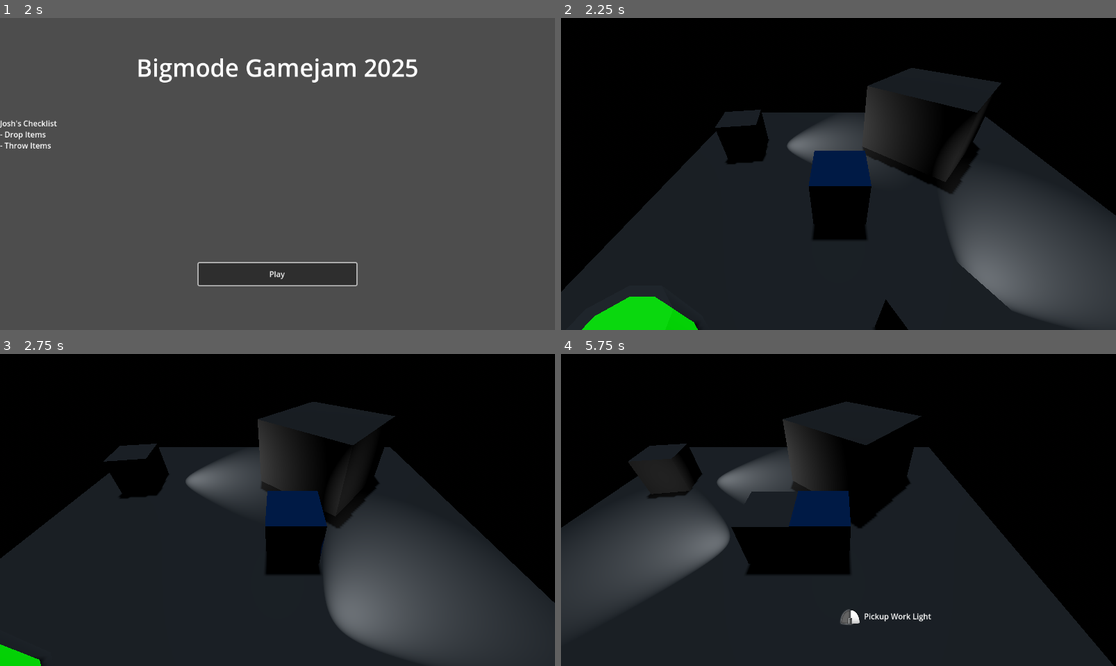
Above: before the commit, frames 1-4 (two rows, left to right).
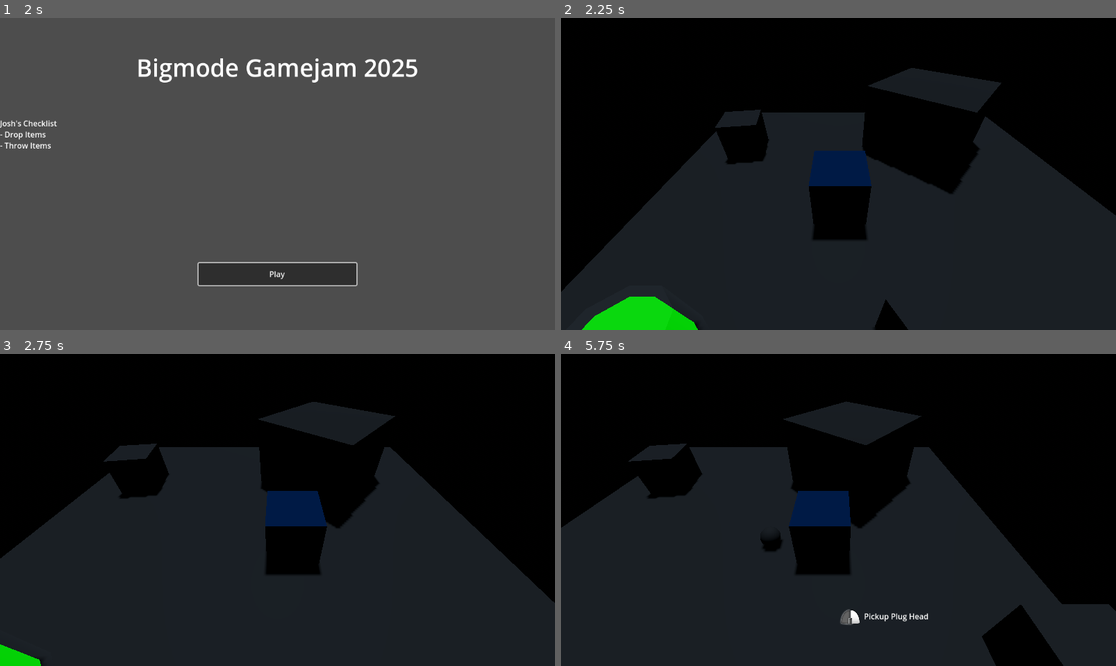
Above: after the commit, the same moments.

Repository: joshandersn/power
Game: Godot game, scene res://Scenes/main.tscn
The game is run twice, just before and just after one commit, with the same random seed, the same clock (stepped at 60 frames per second) and the same inputs.
Inputs (mouse positions are in pixels of both pictures, inside the frame that each line leads up to):
- Up to frame 1 (2 s): click "Play" at 0.5 s; click "Play" at 1.25 s
- Up to frame 2 (2.25 s): tap Enter (ui_accept) at 2 s; move the mouse to (960, 158) at 2.02 s; hold D (move_right) from 2.03 s (still down); right-click (960, 158) at 2.1 s
- Up to frame 3 (2.75 s): keep holding D (move_right); tap Enter (ui_accept) at 2.27 s
- Up to frame 4 (5.75 s): move the mouse to (727, 525) at 2.77 s; release D (move_right) at 2.78 s; hold S (move_down) 2.78-3.53 s; right-click (727, 525) at 2.85 s; tap Enter (ui_accept) at 3.02, 4.52, 5.27 s; move the mouse to (894, 441) at 3.52 s; hold D (move_right) 3.53-4.28 s; right-click (894, 441) at 3.6 s; move the mouse to (810, 572) at 4.27 s; hold W (move_up) 4.28-5.03 s; right-click (810, 572) at 4.35 s; move the mouse to (1005, 556) at 5.02 s; hold A (move_left) from 5.03 s (still down); right-click (1005, 556) at 5.1 s

Frame 1 is identical in both runs. In frame 2, 11% of the frame differs, in the area x 40-100%, y 21-97%; in frame 3, 12%; in frame 4, 13%, in the area x 2-100%, y 20-100%.

Commit message:
refactored pickup code

Diff:
--- a/Entities/player.gd
+++ b/Entities/player.gd
@@ -5,15 +5,22 @@
 
 
 var pickup_field: Array[Node3D]
-var picked_up_item: res_item
+var picked_up_item: Node3D
 var can_pickup := true
 
+func replace_plug_node(object, new_object) -> void:
+	if "cable_a" in object.get_parent():
+		if object.get_parent().cable_a == object:
+			object.get_parent().cable_a = new_object
+	if "cable_b" in object.get_parent():
+		if object.get_parent().cable_b == object:
+			object.get_parent().cable_b = new_object
+
 func pickup(object: Node3D) -> void:
-	picked_up_item = object.item_resource
-	var new_picked_up_item = object.item_resource.scene.instantiate()
-	new_picked_up_item.freeze = true
-	$PickupPos.add_child(new_picked_up_item)
-	object.queue_free()
+	picked_up_item = object
+	object.reparent($PickupPos)
+	object.position = Vector3.ZERO
+	object.freeze = true
 	can_pickup = false
 	$PickupTimer.start()
 
@@ -24,13 +31,13 @@
 
 func drop_item() -> void:
 	if picked_up_item:
-		var dropped_item = picked_up_item.scene.instantiate()
-		dropped_item.position = $PickupPos.global_position
-		dropped_item.linear_velocity = Game.player_last_direction * throw_power
+		Game.reparent_to_world.emit(picked_up_item)
+		picked_up_item.freeze = false
+		picked_up_item.position = $PickupPos.global_position
+		picked_up_item.linear_velocity = Game.player_last_direction * throw_power
 		var dir = Game.player_last_direction.normalized()
-		dropped_item.rotation.y = atan2(-dir.x, -dir.z)
-		add_sibling(dropped_item)
-		clear_pickups()
+		picked_up_item.rotation.y = atan2(-dir.x, -dir.z)
+		picked_up_item = null
 	else:
 		push_warning("no item is held!")
 
--- /dev/null
+++ b/Gadgets/Cable.tscn
@@ -0,0 +1,41 @@
+[gd_scene load_steps=4 format=3 uid="uid://c8rubgifvu7ns"]
+
+[ext_resource type="Script" path="res://Gadgets/cable.gd" id="1_g6xrb"]
+[ext_resource type="PackedScene" uid="uid://cmi0lslwaq7nx" path="res://Items/PlugHead.tscn" id="2_7q6yv"]
+
+[sub_resource type="Curve3D" id="Curve3D_4m3ol"]
+_data = {
+"points": PackedVector3Array(0, 0, 0, 0, 0, 0, 0, 0, 0.5, 0, 0, 0, 0, 0, 0, 0, 0, -0.5),
+"tilts": PackedFloat32Array(0, 0)
+}
+point_count = 2
+
+[node name="Cable" type="Node3D" node_paths=PackedStringArray("cable_a", "cable_b")]
+script = ExtResource("1_g6xrb")
+line_resolution = 6
+cable_a = NodePath("PlugHeadA")
+cable_b = NodePath("PlugHeadB")
+
+[node name="PlugHeadA" parent="." instance=ExtResource("2_7q6yv")]
+transform = Transform3D(1, 0, 0, 0, 1, 0, 0, 0, 1, 0, 0, 0.5)
+
+[node name="PlugHeadB" parent="." instance=ExtResource("2_7q6yv")]
+transform = Transform3D(1, 0, 0, 0, 1, 0, 0, 0, 1, 0, 0, -0.5)
+
+[node name="CSGPolygon3D" type="CSGPolygon3D" parent="."]
+polygon = PackedVector2Array(0, 0.1, 0.0866025, 0.05, 0.0866025, -0.05, 1.22465e-17, -0.1, -0.0866025, -0.05, -0.0866025, 0.05)
+mode = 2
+path_node = NodePath("../Path3D")
+path_interval_type = 0
+path_interval = 1.0
+path_simplify_angle = 0.0
+path_rotation = 2
+path_local = true
+path_continuous_u = true
+path_u_distance = 1.0
+path_joined = false
+smooth_faces = true
+
+[node name="Path3D" type="Path3D" parent="."]
+transform = Transform3D(0.985606, 0, -0.169057, 0, 1, 0, 0.169057, 0, 0.985606, 0, 0, 0)
+curve = SubResource("Curve3D_4m3ol")
--- a/Gadgets/ConeLight.tscn
+++ b/Gadgets/ConeLight.tscn
@@ -1,4 +1,6 @@
-[gd_scene load_steps=3 format=3 uid="uid://c4psucw2hky4q"]
+[gd_scene load_steps=4 format=3 uid="uid://c4psucw2hky4q"]
+
+[ext_resource type="Script" path="res://Gadgets/cone_light.gd" id="1_3t8qb"]
 
 [sub_resource type="SphereShape3D" id="SphereShape3D_w2mxh"]
 radius = 0.516075
@@ -7,6 +9,7 @@
 radius = 1.97178
 
 [node name="ConeLight" type="Area3D"]
+script = ExtResource("1_3t8qb")
 
 [node name="SpotLight3D" type="SpotLight3D" parent="."]
 
--- /dev/null
+++ b/Gadgets/cable.gd
@@ -0,0 +1,24 @@
+@tool
+extends Node3D
+
+@export var line_radius := 0.1
+@export var line_resolution := 64
+
+@export var cable_a: Node3D
+@export var cable_b: Node3D
+
+var new_curve = Curve3D
+
+# Called every frame. 'delta' is the elapsed time since the previous frame.
+func _process(_delta: float) -> void:
+	var circle = PackedVector2Array()
+	for degree in line_resolution:
+		var x = line_radius * sin(PI * 2 * degree / line_resolution)
+		var y = line_radius * cos(PI * 2 * degree / line_resolution)
+		var coords = Vector2(x,y)
+		circle.append(coords)
+	$CSGPolygon3D.polygon = circle
+
+	if cable_a and cable_b:
+		$Path3D.curve.set_point_position(0, cable_a.position)
+		$Path3D.curve.set_point_position(1, cable_b.position)
--- /dev/null
+++ b/Gadgets/cone_light.gd
@@ -0,0 +1,11 @@
+extends Area3D
+
+@export var active: bool
+
+# Called when the node enters the scene tree for the first time.
+func _ready() -> void:
+	update_item()
+
+func update_item() -> void:
+	$SpotLight3D.light_energy = 1 if active else 0
+	monitoring = active
--- /dev/null
+++ b/Items/PlugHead.tres
@@ -0,0 +1,14 @@
+[gd_resource type="Resource" script_class="res_item" load_steps=3 format=3 uid="uid://iu3eetlnf1cu"]
+
+[ext_resource type="PackedScene" uid="uid://cmi0lslwaq7nx" path="res://Items/PlugHead.tscn" id="1_73gl4"]
+[ext_resource type="Script" path="res://Resources/res_item.gd" id="2_7x3s3"]
+
+[resource]
+script = ExtResource("2_7x3s3")
+scene = ExtResource("1_73gl4")
+title = "Plug Head"
+power = 0.0
+knocked_over = false
+broken = false
+heavy = false
+plug = true
--- /dev/null
+++ b/Items/PlugHead.tscn
@@ -0,0 +1,20 @@
+[gd_scene load_steps=4 format=3 uid="uid://cmi0lslwaq7nx"]
+
+[ext_resource type="Script" path="res://Items/plug_head.gd" id="1_4p1ry"]
+
+[sub_resource type="BoxShape3D" id="BoxShape3D_3awq2"]
+size = Vector3(0.8, 0.5, 0.8)
+
+[sub_resource type="SphereMesh" id="SphereMesh_r0hon"]
+radius = 0.2
+height = 0.4
+
+[node name="PlugHead" type="RigidBody3D" groups=["Item"]]
+collision_layer = 2
+script = ExtResource("1_4p1ry")
+
+[node name="CollisionShape3D" type="CollisionShape3D" parent="."]
+shape = SubResource("BoxShape3D_3awq2")
+
+[node name="MeshInstance3D" type="MeshInstance3D" parent="."]
+mesh = SubResource("SphereMesh_r0hon")
--- a/Items/WorkLight.tscn
+++ b/Items/WorkLight.tscn
@@ -4,7 +4,7 @@
 [ext_resource type="Script" path="res://Items/work_light.gd" id="1_stoc6"]
 [ext_resource type="Script" path="res://Resources/res_item.gd" id="2_6vmfs"]
 
-[sub_resource type="Resource" id="Resource_qma3o"]
+[sub_resource type="Resource" id="Resource_k4hm5"]
 script = ExtResource("2_6vmfs")
 scene = null
 title = "Work Light"
@@ -12,6 +12,7 @@
 knocked_over = false
 broken = false
 heavy = false
+plug = false
 
 [sub_resource type="BoxMesh" id="BoxMesh_jxper"]
 
@@ -21,7 +22,7 @@
 collision_layer = 2
 lock_rotation = true
 script = ExtResource("1_stoc6")
-item_resource = SubResource("Resource_qma3o")
+item_resource = SubResource("Resource_k4hm5")
 
 [node name="MeshInstance3D" type="MeshInstance3D" parent="."]
 mesh = SubResource("BoxMesh_jxper")
--- /dev/null
+++ b/Items/plug_head.gd
@@ -0,0 +1,6 @@
+extends RigidBody3D
+
+@export var item_resource: res_item
+
+func _ready() -> void:
+	item_resource = load("res://Items/PlugHead.tres").duplicate()
--- a/Items/work_light.gd
+++ b/Items/work_light.gd
@@ -2,6 +2,10 @@
 extends RigidBody3D
 
 @export var item_resource: res_item
+@export var input: Node3D
 
 func _ready() -> void:
 	item_resource = load("res://Items/WorkLight.tres").duplicate()
+
+func update_item() -> void:
+	$ConeLight.active = !!(input.power > 0)
--- a/Resources/res_item.gd
+++ b/Resources/res_item.gd
@@ -8,3 +8,4 @@
 @export var knocked_over: bool
 @export var broken: bool
 @export var heavy: bool
+@export var plug: bool
--- a/Scenes/level01.tscn
+++ b/Scenes/level01.tscn
@@ -1,5 +1,6 @@
-[gd_scene load_steps=12 format=3 uid="uid://b02cujpkxg8ny"]
+[gd_scene load_steps=14 format=3 uid="uid://b02cujpkxg8ny"]
 
+[ext_resource type="Script" path="res://Scenes/level_01.gd" id="1_vvgl1"]
 [ext_resource type="PackedScene" uid="uid://ci612bgc6r3x1" path="res://BuildingBlocks/floor.tscn" id="1_vx0we"]
 [ext_resource type="Environment" uid="uid://cwttqnj0psej4" path="res://Materials/night.tres" id="2_n5dp5"]
 [ext_resource type="PackedScene" uid="uid://dqjf7xe6278u7" path="res://Entities/player.tscn" id="3_ehfn2"]
@@ -9,8 +10,9 @@
 [ext_resource type="PackedScene" uid="uid://d2mloe1w5y5wg" path="res://BuildingBlocks/block.tscn" id="6_vu8qr"]
 [ext_resource type="PackedScene" uid="uid://bq2xb3uuaqivf" path="res://Items/Battery.tscn" id="8_xfpns"]
 [ext_resource type="PackedScene" uid="uid://dpqd7qs18dur5" path="res://Gadgets/Socket.tscn" id="9_akx66"]
+[ext_resource type="PackedScene" uid="uid://c8rubgifvu7ns" path="res://Gadgets/Cable.tscn" id="10_5yowi"]
 
-[sub_resource type="Resource" id="Resource_medmu"]
+[sub_resource type="Resource" id="Resource_nldss"]
 script = ExtResource("6_lfve5")
 scene = ExtResource("4_410tk")
 title = "Work Light"
@@ -18,8 +20,9 @@
 knocked_over = false
 broken = false
 heavy = false
+plug = false
 
-[sub_resource type="Resource" id="Resource_fq6df"]
+[sub_resource type="Resource" id="Resource_tm4m1"]
 script = ExtResource("6_lfve5")
 scene = ExtResource("4_410tk")
 title = "Work Light"
@@ -27,8 +30,10 @@
 knocked_over = false
 broken = false
 heavy = false
+plug = false
 
 [node name="Level01" type="Node3D"]
+script = ExtResource("1_vvgl1")
 
 [node name="Floor" parent="." instance=ExtResource("1_vx0we")]
 transform = Transform3D(1, 0, 0, 0, 1, 0, 0, 0, 1, -0.16691, 0, -0.16431)
@@ -50,11 +55,11 @@
 
 [node name="WorkLight" parent="." instance=ExtResource("4_410tk")]
 transform = Transform3D(0.544052, 0, -0.839077, 0, 1, 0, 0.839077, 0, 0.544052, 0.258043, 0.831653, 2.09793)
-item_resource = SubResource("Resource_medmu")
+item_resource = SubResource("Resource_nldss")
 
 [node name="WorkLight2" parent="." instance=ExtResource("4_410tk")]
 transform = Transform3D(0.16216, 0, -0.986786, 0, 1, 0, 0.986786, 0, 0.16216, -3.62437, 0.831653, -2.48611)
-item_resource = SubResource("Resource_fq6df")
+item_resource = SubResource("Resource_tm4m1")
 
 [node name="Block" parent="." instance=ExtResource("6_vu8qr")]
 transform = Transform3D(1.91333, 0, -1.64596, 0, 2.52389, 0, 1.64596, 0, 1.91333, 1.57699, 0.774811, -2.75338)
@@ -64,3 +69,6 @@
 
 [node name="Socket" parent="." instance=ExtResource("9_akx66")]
 transform = Transform3D(1, 0, 0, 0, 1, 0, 0, 0, 1, -1.57335, 0.25, 3.83284)
+
+[node name="Cable" parent="." instance=ExtResource("10_5yowi")]
+transform = Transform3D(1, 0, 0, 0, 1, 0, 0, 0, 1, 1.51566, 1.09409, 3.67622)
--- /dev/null
+++ b/Scenes/level_01.gd
@@ -0,0 +1,9 @@
+extends Node3D
+
+
+# Called when the node enters the scene tree for the first time.
+func _ready() -> void:
+	Game.reparent_to_world.connect(reparent_to_world)
+
+func reparent_to_world(object: Node3D):
+	object.reparent(self)
--- a/Scripts/game.gd
+++ b/Scripts/game.gd
@@ -4,6 +4,7 @@
 signal update_ui
 signal push_prompt
 signal dismiss_all_prompts
+signal reparent_to_world
 
 var input_method := "keyboard"
 var player_last_direction: Vector3
--- a/project.godot
+++ b/project.godot
@@ -65,6 +65,12 @@
 , Object(InputEventJoypadButton,"resource_local_to_scene":false,"resource_name":"","device":-1,"button_index":2,"pressure":0.0,"pressed":false,"script":null)
 ]
 }
+use_cable={
+"deadzone": 0.5,
+"events": [Object(InputEventKey,"resource_local_to_scene":false,"resource_name":"","device":-1,"window_id":0,"alt_pressed":false,"shift_pressed":false,"ctrl_pressed":false,"meta_pressed":false,"pressed":false,"keycode":0,"physical_keycode":69,"key_label":0,"unicode":101,"location":0,"echo":false,"script":null)
+, Object(InputEventJoypadButton,"resource_local_to_scene":false,"resource_name":"","device":-1,"button_index":1,"pressure":0.0,"pressed":false,"script":null)
+]
+}
 
 [layer_names]
 
